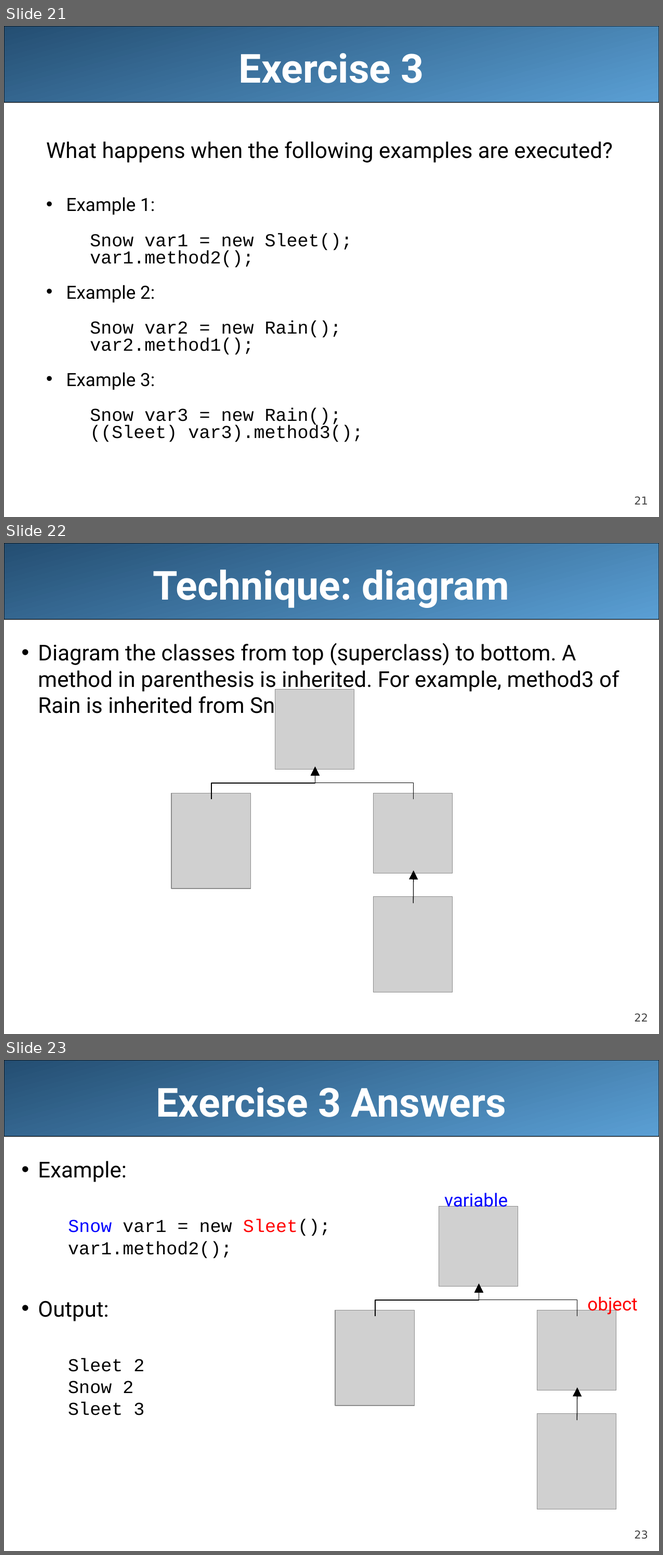
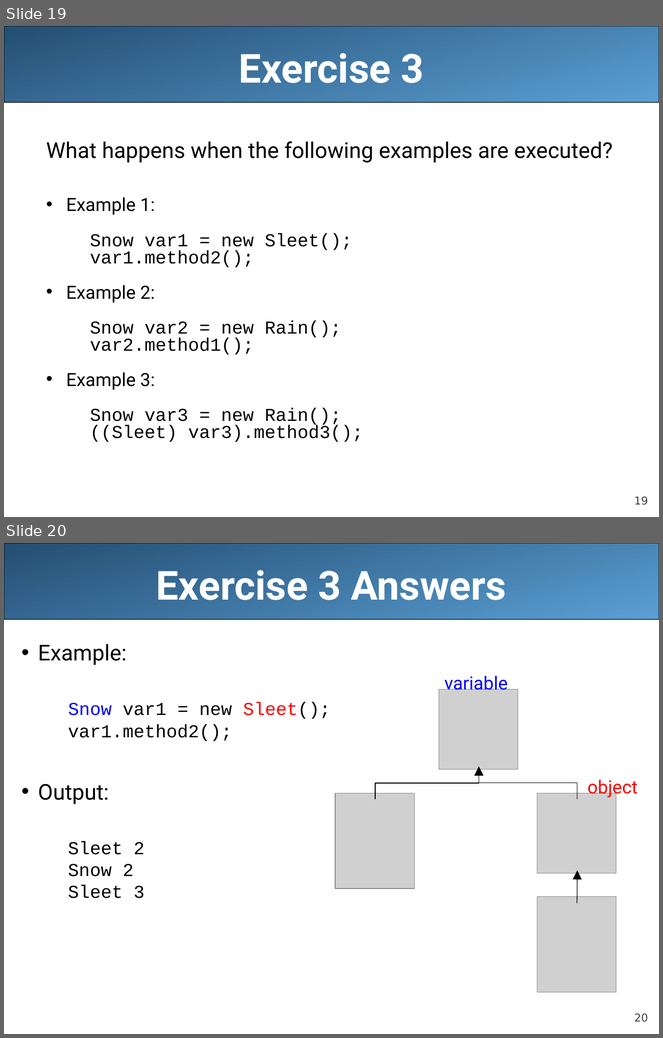
Before and after one commit to LongBaoNguyen/longbaonguyen.github.io, a slide deck: courses/apcsa/lecture17.ppt. Shown one above the other, each under a label of ours: slides 21, 22 and 23 before the commit, slides 19 and 20 after it. The pictures are 663x1555 and 663x1038 pixels, drawn with LibreOffice and Linux fonts; fonts in the diff are those of the drawing; grey boxes stand for pictures. Boxes give left, top, right and bottom in pixels: in the first picture for what was removed or moved away, otherwise in the second. Text is boxed around its words. In the diff, an @@ line names an element or a change of style, - is before the commit and + after.

```diff
--- a/courses/apcsa/lecture17.ppt
+++ b/courses/apcsa/lecture17.ppt
@@ slide 22 removed at bbox=[4, 543, 659, 1034], background #FFFFFF; not listed: 2 template elements that a slide beside it also shows @@
@@ title removed at bbox=[153, 570, 509, 608] @@
-Technique: diagram
@@ text removed at bbox=[38, 643, 620, 719] @@
-• Diagram the classes from top (superclass) to bottom. A method in parenthesis is inherited. For example, method3 of Rain is inherited from Snow.
@@ picture removed at bbox=[275, 690, 354, 770] @@
@@ elbow arrow removed from (211, 800) to (315, 767) @@
@@ elbow arrow removed from (414, 800) to (315, 767) @@
@@ picture removed at bbox=[172, 793, 251, 889] @@
@@ picture removed at bbox=[374, 793, 453, 873] @@
@@ arrow removed from (414, 903) to (414, 871) @@
@@ picture removed at bbox=[374, 897, 453, 992] @@
@@ what was slide 21 is now slide 19 @@
@@ page number at bbox=[634, 497, 648, 505]: text changed @@
-21
+19
@@ what was slide 23 is now slide 20 @@
@@ page number at bbox=[634, 1014, 648, 1022]: text changed @@
-23
+20
```
Also in this commit, not shown: 1 slide changed, 2 other slides removed, 5 other files.
